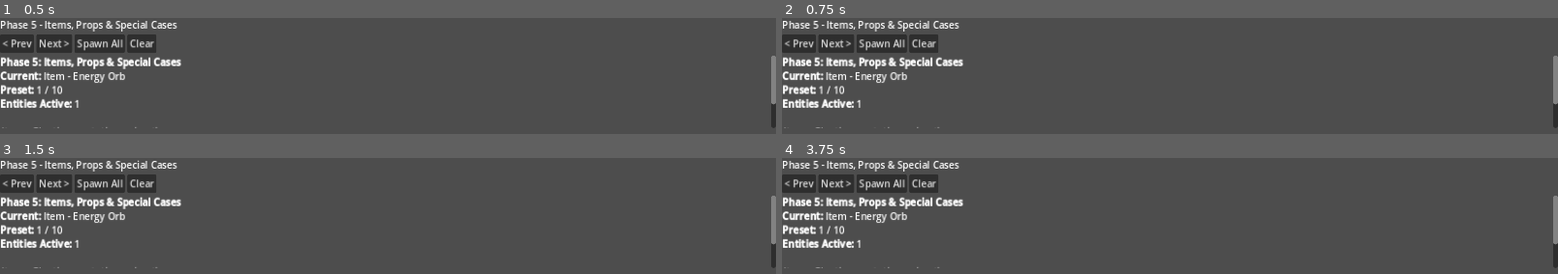
Above: before the commit, frames 1-4 (two rows, left to right).
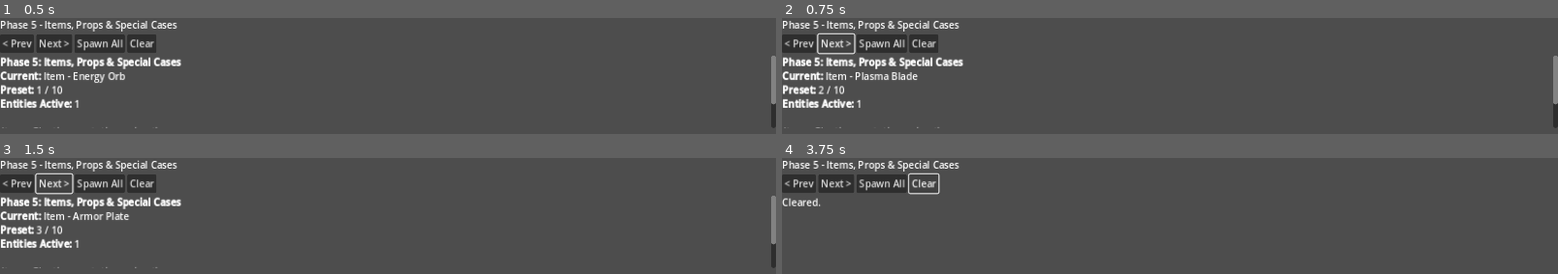
Above: after the commit, the same moments.

Repository: AhmiDarrow/FallenEarth
Game: Godot game, scene res://scenes/Phase5ItemsPropsTest.tscn
Two runs of this game, one before a commit and one after it. Both use one fixed random seed, a clock stepped at 60 frames per second and the inputs below. This scene is started directly instead of the project's main scene.
Inputs:
- Up to frame 1 (0.5 s): no input
- Up to frame 2 (0.75 s): click "Next >" at 0.5 s
- Up to frame 3 (1.5 s): click "Next >" at 1.25 s
- Up to frame 4 (3.75 s): click "< Prev" at 2 s; click "Spawn All" at 2.75 s; click "Clear" at 3.5 s

Frame 1 is identical in both runs. In frame 2, 0.6% of the frame differs, in the area x 4-18%, y 12-66%; in frame 3, 0.6%; in frame 4, 3.5%, in the area x 0-100%, y 12-95%.
Error after the commit: Attempt to call function 'add_entity' in base 'null instance' on a null instance. (res://scripts/procedural/EntityVisualComponent.gd:32)

Commit message:
fix: scene parse error in HubWorld + 3 test scenes
Removed orphaned [ext_resource] to scripts/procedural/Entity3DViewport.gd and
the now-empty Entity3DLayer / Entity3DDisplay nodes from:
  - scenes/HubWorld.tscn (main game scene)
  - scenes/EntityAnimatorTest.tscn
  - scenes/Phase5ItemsPropsTest.tscn
  - scenes/Phase6PerformanceTest.tscn

Entity3DViewport.gd and the rest of scripts/procedural/ had been deleted
from the working tree, leaving the ext_resource pointing at a non-existent
file. The Parse Error logged on every F5 launch was breaking the scene
tree under HubWorld and preventing mob spawning and combat triggers from
completing reliably.

This was the user-reported 'mobs not visible + no combat when walking into
them' bug.

The user is migrating from procedural 3D entities to flat PNG sprites, so
the deleted scripts are intentionally gone (a follow-up commit will drop
the rest of scripts/procedural/ and friends). Test scripts that still
reference EntityVisualComponent will fail at runtime if their scenes are
opened — flagged as tech debt in HANDOFF_2026-07-04_2034.md.

Diff:
--- a/scenes/EntityAnimatorTest.tscn
+++ b/scenes/EntityAnimatorTest.tscn
@@ -1,20 +1,7 @@
-[gd_scene load_steps=2 format=3]
-
-[ext_resource type="Script" path="res://scripts/procedural/Entity3DViewport.gd" id="1"]
+[gd_scene load_steps=1 format=3]
 
 [node name="EntityAnimatorTest" type="Control"]
 layout_mode = 3
-anchors_preset = 15
-anchor_right = 1.0
-anchor_bottom = 1.0
-grow_horizontal = 2
-grow_vertical = 2
-
-[node name="Entity3DLayer" type="Node" parent="."]
-script = ExtResource("1")
-
-[node name="Entity3DDisplay" type="TextureRect" parent="Entity3DLayer"]
-layout_mode = 1
 anchors_preset = 15
 anchor_right = 1.0
 anchor_bottom = 1.0
--- a/scenes/HubWorld.tscn
+++ b/scenes/HubWorld.tscn
@@ -1,7 +1,6 @@
-[gd_scene load_steps=2 format=3]
+[gd_scene load_steps=1 format=3]
 
 [ext_resource type="Script" path="res://scripts/HubWorld.gd" id="1_hb"]
-[ext_resource type="Script" path="res://scripts/procedural/Entity3DViewport.gd" id="2_ev"]
 
 [node name="HubWorld" type="Control"]
 anchors_preset = 15
@@ -20,19 +19,6 @@
 color = Color(0.03, 0.02, 0.04, 1)
 
 [node name="WorldGrid" type="Node2D" parent="."]
-
-[node name="Entity3DLayer" type="Node" parent="."]
-script = ExtResource("2_ev")
-
-[node name="Entity3DDisplay" type="TextureRect" parent="Entity3DLayer"]
-anchors_preset = 15
-anchor_right = 1.0
-anchor_bottom = 1.0
-grow_horizontal = 2
-grow_vertical = 2
-mouse_filter = 2
-expand_mode = 1
-stretch_mode = 5
 
 [node name="Camera2D" type="Camera2D" parent="WorldGrid"]
 position = Vector2(640, 360)
--- a/scenes/Phase5ItemsPropsTest.tscn
+++ b/scenes/Phase5ItemsPropsTest.tscn
@@ -1,7 +1,6 @@
-[gd_scene load_steps=2 format=3]
+[gd_scene load_steps=1 format=3]
 
-[ext_resource type="Script" path="res://scripts/procedural/Entity3DViewport.gd" id="1"]
-[ext_resource type="Script" path="res://scripts/Phase5ItemsPropsTest.gd" id="2"]
+[ext_resource type="Script" path="res://scripts/Phase5ItemsPropsTest.gd" id="1"]
 
 [node name="Phase5ItemsPropsTest" type="Control"]
 layout_mode = 3
@@ -10,18 +9,7 @@
 anchor_bottom = 1.0
 grow_horizontal = 2
 grow_vertical = 2
-script = ExtResource("2")
-
-[node name="Entity3DLayer" type="Node" parent="."]
 script = ExtResource("1")
-
-[node name="Entity3DDisplay" type="TextureRect" parent="Entity3DLayer"]
-layout_mode = 1
-anchors_preset = 15
-anchor_right = 1.0
-anchor_bottom = 1.0
-grow_horizontal = 2
-grow_vertical = 2
 
 [node name="UI" type="VBoxContainer" parent="."]
 layout_mode = 1
--- a/scenes/Phase6PerformanceTest.tscn
+++ b/scenes/Phase6PerformanceTest.tscn
@@ -1,7 +1,6 @@
-[gd_scene load_steps=2 format=3]
+[gd_scene load_steps=1 format=3]
 
-[ext_resource type="Script" path="res://scripts/procedural/Entity3DViewport.gd" id="1"]
-[ext_resource type="Script" path="res://scripts/Phase6PerformanceTest.gd" id="2"]
+[ext_resource type="Script" path="res://scripts/Phase6PerformanceTest.gd" id="1"]
 
 [node name="Phase6PerformanceTest" type="Control"]
 layout_mode = 3
@@ -10,25 +9,7 @@
 anchor_bottom = 1.0
 grow_horizontal = 2
 grow_vertical = 2
-script = ExtResource("2")
-
-[node name="Entity3DLayer" type="Node" parent="."]
 script = ExtResource("1")
-viewport_width = 1280
-viewport_height = 720
-max_entities = 200
-render_distance = 30.0
-enable_lod = true
-enable_pooling = true
-enable_culling = true
-
-[node name="Entity3DDisplay" type="TextureRect" parent="Entity3DLayer"]
-layout_mode = 1
-anchors_preset = 15
-anchor_right = 1.0
-anchor_bottom = 1.0
-grow_horizontal = 2
-grow_vertical = 2
 
 [node name="UI" type="VBoxContainer" parent="."]
 layout_mode = 1
